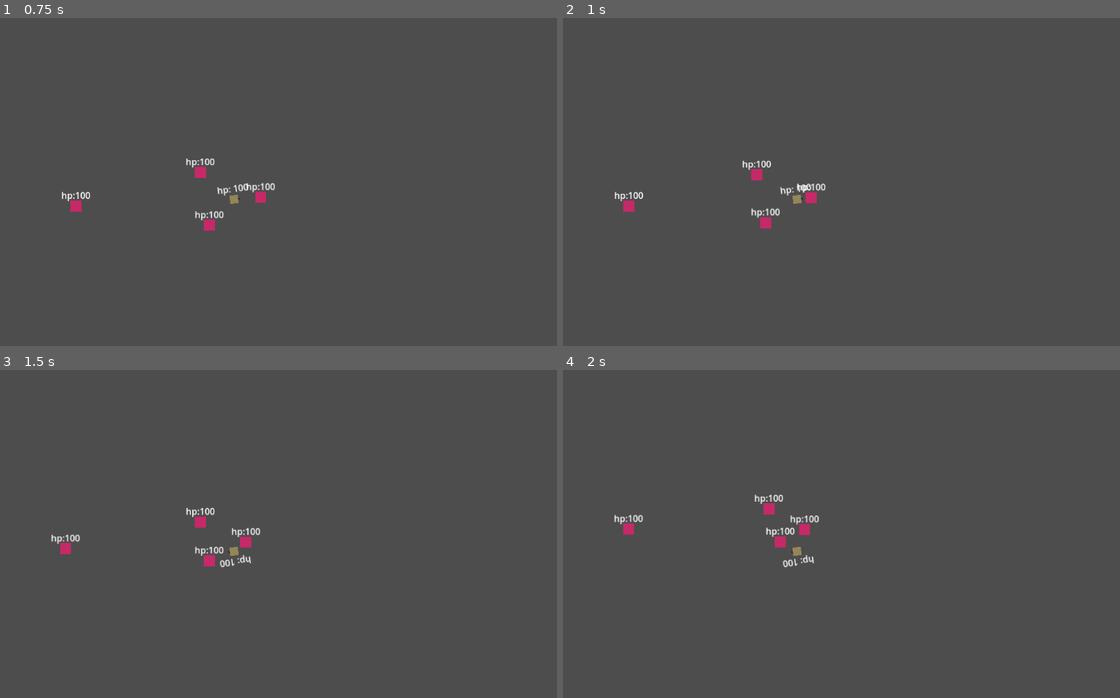
Above: before the commit, frames 1-4 (two rows, left to right).
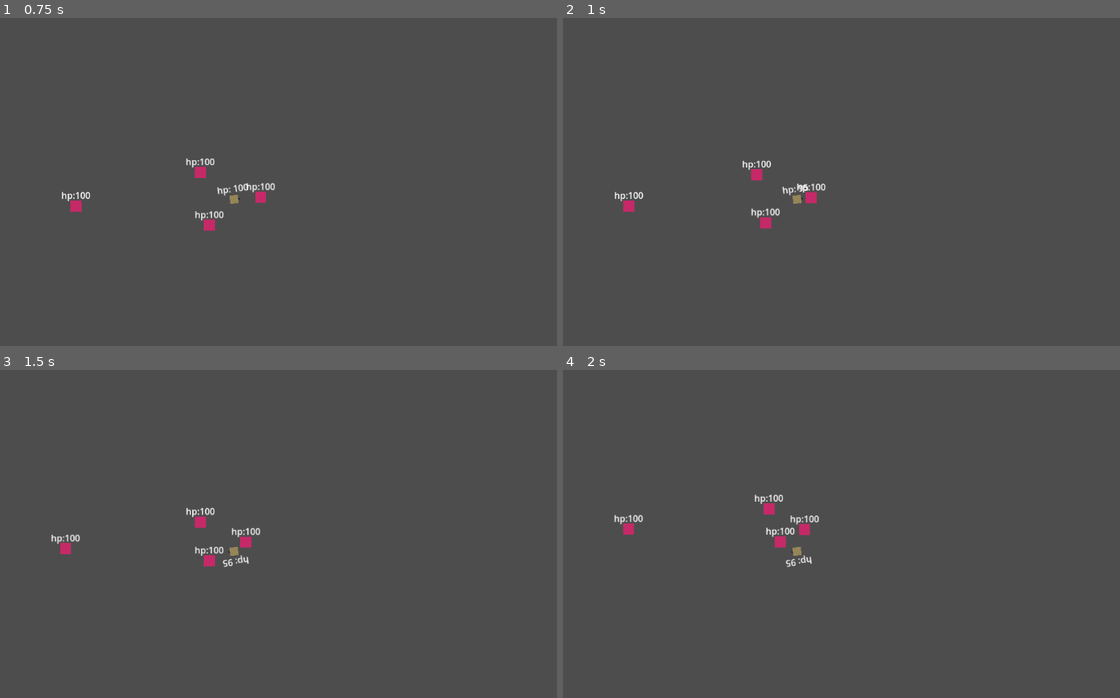
Above: after the commit, the same moments.

Repository: cyris115/Cookie-Kingdom
Game: Godot game, scene res://Scenes/test_scene.tscn
The game is run twice, just before and just after one commit, with the same random seed, the same clock (stepped at 60 frames per second) and the same inputs. Before the commit the project has no main scene; this scene is started directly in both runs.
Inputs (mouse positions are in pixels of both pictures, inside the frame that each line leads up to):
- Up to frame 1 (0.75 s): move the mouse to (378, 182) at 0.52 s; hold D (right) from 0.53 s (still down); hold Shift (run) from 0.53 s (still down)
- Up to frame 2 (1 s): keep holding D (right); keep holding Shift (run)
- Up to frame 3 (1.5 s): move the mouse to (105, 570) at 1.27 s; release D (right) at 1.28 s; release Shift (run) at 1.28 s; hold S (down) from 1.28 s (still down); tap Shift (run) at 1.35 s
- Up to frame 4 (2 s): keep holding S (down)

Frame 1 is identical in both runs. In frame 2, less than 0.1% of the frame differs, in the area x 39-45%, y 50-55%; in frame 3, less than 0.1%, in the area x 39-46%, y 56-61%; in frame 4, less than 0.1%.

Commit message:
Added damage taking and invincibility frames

Diff:
--- a/Scenes/Player.tscn
+++ b/Scenes/Player.tscn
@@ -23,6 +23,9 @@
 [node name="ShotTimer" type="Timer" parent="."]
 wait_time = 0.5
 autostart = true
+
+[node name="InvincibilityTimer" type="Timer" parent="."]
+one_shot = true
 
 [node name="GunBarrel" type="Node2D" parent="."]
 position = Vector2(8, 0)
@@ -51,3 +54,4 @@
 horizontal_alignment = 1
 
 [connection signal="timeout" from="ShotTimer" to="." method="_on_shot_timer_timeout"]
+[connection signal="timeout" from="InvincibilityTimer" to="." method="_on_invincibility_timer_timeout"]
--- a/Scripts/Player.gd
+++ b/Scripts/Player.gd
@@ -14,7 +14,9 @@
 var bullet = preload("res://Scenes/Bullet.tscn")
 @export var barrel: Node2D
 var can_shoot := false
+var can_damage := true
 
+@onready var invincibility_timer: Timer = $InvincibilityTimer
 @onready var shoot_timer: Timer = $ShotTimer
 @onready var gun: Sprite2D = $GunBarrel/Sprite2D
 @onready var body: Sprite2D = $Sprite2D
@@ -53,6 +55,15 @@
 
 	move_and_slide()
 
+	#Collision code
+	if can_damage:
+		for i in get_slide_collision_count():
+			var body = get_slide_collision(i).get_collider()
+			if body.is_in_group("badguy"):
+				take_damage(5)
+				can_damage = false
+				invincibility_timer.start()
+				break
 
 
 func Shoot():
@@ -64,8 +75,16 @@
 		can_shoot = false
 		shoot_timer.start()
 
-
+func take_damage(dmg: int):
+	hp -= dmg
+	if hp < 0:
+		#Likely need to add other code here
+		hp = 0
+	$Label.text = "hp: " + str(hp)
 
 
 func _on_shot_timer_timeout() -> void:
 	can_shoot = true
+
+func _on_invincibility_timer_timeout() -> void:
+	can_damage = true
--- a/project.godot
+++ b/project.godot
@@ -11,6 +11,7 @@
 [application]
 
 config/name="Cookie Kingdom"
+run/main_scene="uid://bov1b1nfydn21"
 config/features=PackedStringArray("4.4", "Forward Plus")
 config/icon="res://icon.svg"
 
